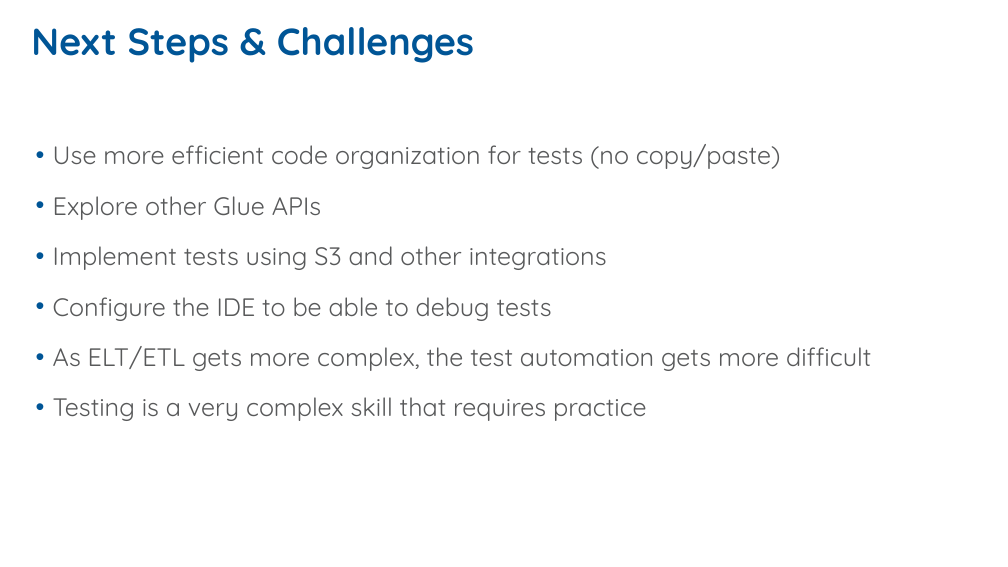
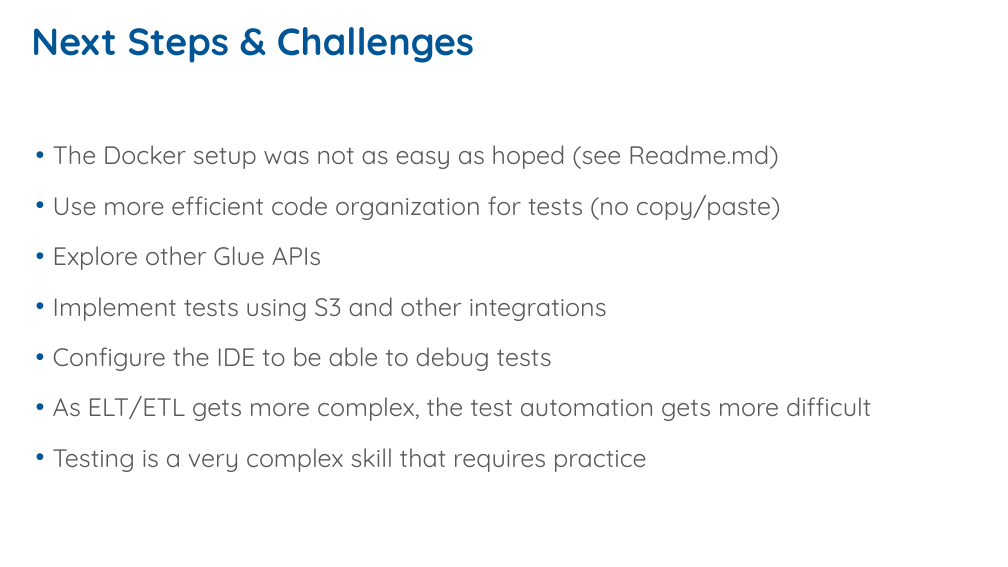
Before and after one commit to donaldsawyer/tdde-py-pyspark, a slide deck: slide 32 of tdde-py-pyspark-glue-docker-vscode.pptx. Drawn at 1008x567 pixels with LibreOffice and Linux fonts; fonts in the diff are those of the drawing; background and template pictures are left out. Boxes give left, top, right and bottom in pixels: in the first picture for what was removed or moved away, otherwise in the second. Text is boxed around its words. In the diff, an @@ line names an element or a change of style, - is before the commit and + after.

Commit message:
post presentation

```diff
--- a/tdde-py-pyspark-glue-docker-vscode.pptx
+++ b/tdde-py-pyspark-glue-docker-vscode.pptx
@@ text at box(53, 145, 778, 169): paragraph added @@
+• The Docker setup was not as easy as hoped (see Readme.md)
```
Also in this commit, not shown: 8 other files.
